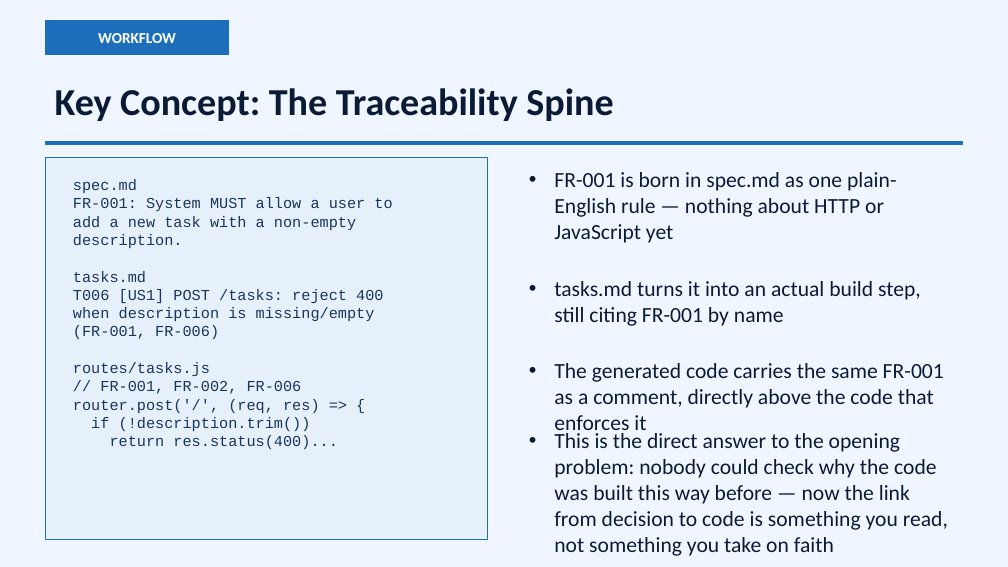
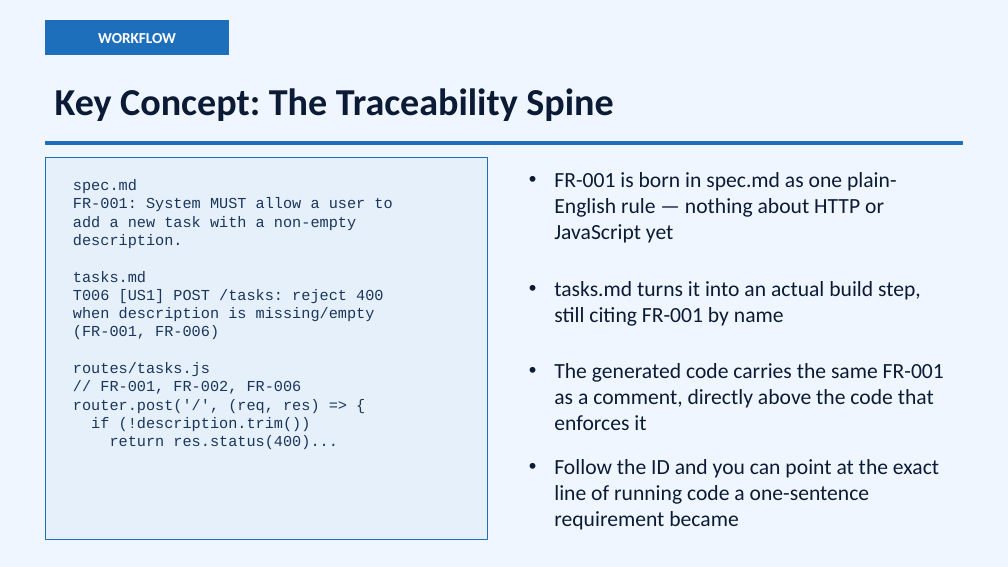
Before and after one commit to choicespecs/speckit-live-workshop, a slide deck: slide 14 of presentation/SpecDrivenDevelopment.pptx. Drawn at 1008x567 pixels with LibreOffice and Linux fonts; fonts in the diff are those of the drawing. Boxes give left, top, right and bottom in pixels: in the first picture for what was removed or moved away, otherwise in the second. Text is boxed around its words. In the diff, an @@ line names an element or a change of style, - is before the commit and + after.

```diff
--- a/presentation/SpecDrivenDevelopment.pptx
+++ b/presentation/SpecDrivenDevelopment.pptx
@@ text at (x1=554, y1=459, x2=939, y2=530): text changed @@
-• This is the direct answer to the opening problem: nobody could check why the code was built this way before — now the link from decision to code is something you read, not something you take on faith
+• Follow the ID and you can point at the exact line of running code a one-sentence requirement became
```
